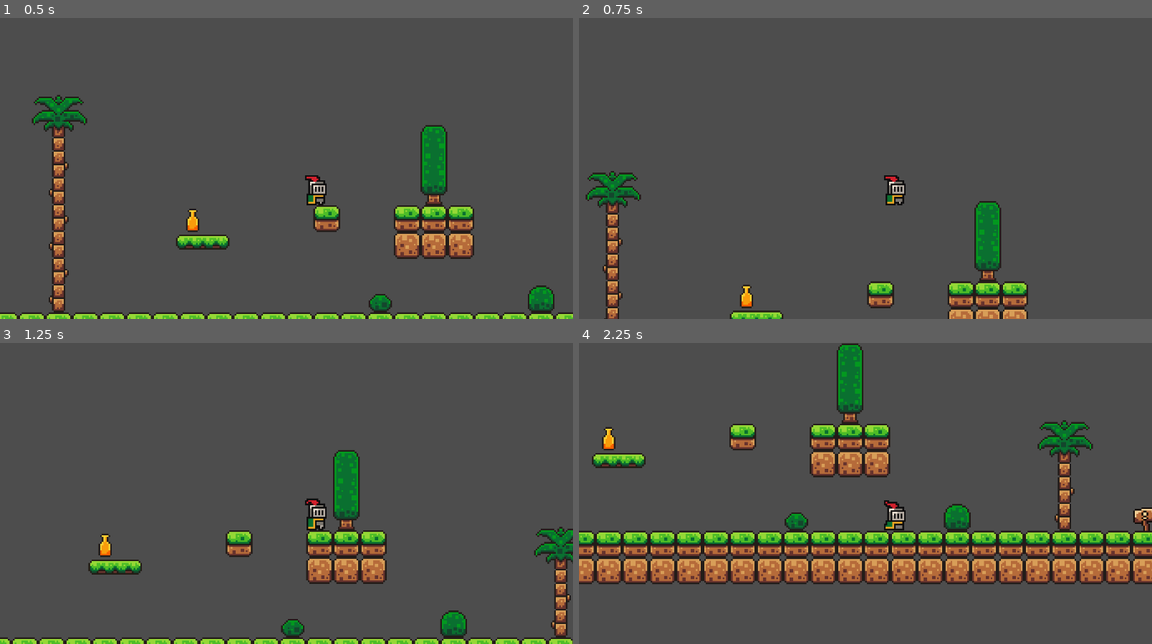
Above: before the commit, frames 1-4 (two rows, left to right).
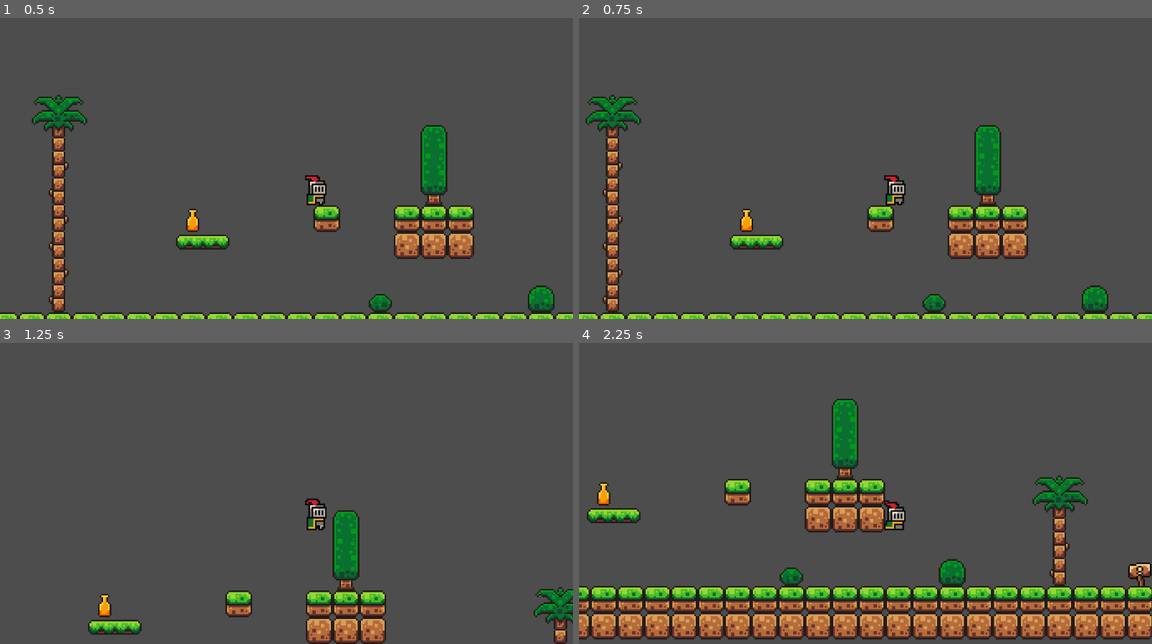
Above: after the commit, the same moments.

Repository: vsaint1/godot-platformer
Game: Godot game, scene res://scenes/main.tscn
Same seed, same stepped clock (60 frames per second), same inputs: the game is played once before the commit and once after it.
Inputs:
- Up to frame 1 (0.5 s): no input
- Up to frame 2 (0.75 s): tap Enter (ui_accept) at 0.5, 0.6 s; hold D (move_right) from 0.53 s (still down)
- Up to frame 3 (1.25 s): keep holding D (move_right); tap Space (jump, bound only after the commit) at 0.77, 0.8, 1.07 s
- Up to frame 4 (2.25 s): tap Space (jump, bound only after the commit) at 1.35, 1.52, 1.82 s; tap Enter (ui_accept) at 1.55, 2.1 s; release D (move_right) at 2.03 s; hold A (move_left) from 2.03 s (still down)

Frame 1 is identical in both runs. In frame 2, 12% of the frame differs, in the area x 0-100%, y 25-100%; in frame 3, 12%; in frame 4, 44%, in the area x 0-100%, y 0-99%.

Commit message:
added controller movement

Diff:
--- a/project.godot
+++ b/project.godot
@@ -34,16 +34,24 @@
 move_right={
 "deadzone": 0.2,
 "events": [Object(InputEventKey,"resource_local_to_scene":false,"resource_name":"","device":0,"window_id":0,"alt_presse …(189 unchanged characters)…
+, Object(InputEventJoypadMotion,"resource_local_to_scene":false,"resource_name":"","device":-1,"axis":0,"axis_value":1.0,"script":null)
 ]
 }
 move_left={
 "deadzone": 0.2,
 "events": [Object(InputEventKey,"resource_local_to_scene":false,"resource_name":"","device":0,"window_id":0,"alt_presse …(189 unchanged characters)…
+, Object(InputEventJoypadMotion,"resource_local_to_scene":false,"resource_name":"","device":-1,"axis":0,"axis_value":-1.0,"script":null)
 ]
 }
 move_down={
 "deadzone": 0.2,
 "events": [Object(InputEventKey,"resource_local_to_scene":false,"resource_name":"","device":0,"window_id":0,"alt_presse …(189 unchanged characters)…
+]
+}
+jump={
+"deadzone": 0.2,
+"events": [Object(InputEventKey,"resource_local_to_scene":false,"resource_name":"","device":0,"window_id":0,"alt_pressed":false,"shift_pressed":false,"ctrl_pressed":false,"meta_pressed":false,"pressed":false,"keycode":0,"physical_keycode":32,"key_label":0,"unicode":0,"location":0,"echo":false,"script":null)
+, Object(InputEventJoypadButton,"resource_local_to_scene":false,"resource_name":"","device":-1,"button_index":0,"pressure":0.0,"pressed":false,"script":null)
 ]
 }
 
--- a/scripts/player.gd
+++ b/scripts/player.gd
@@ -9,7 +9,7 @@
 	if (!is_on_floor()):
 		velocity += get_gravity() * delta
 
-	if Input.is_action_just_pressed("ui_accept") && is_on_floor():
+	if Input.is_action_just_pressed("jump") && is_on_floor():
 		velocity.y = JUMP_VELOCITY
 
 
